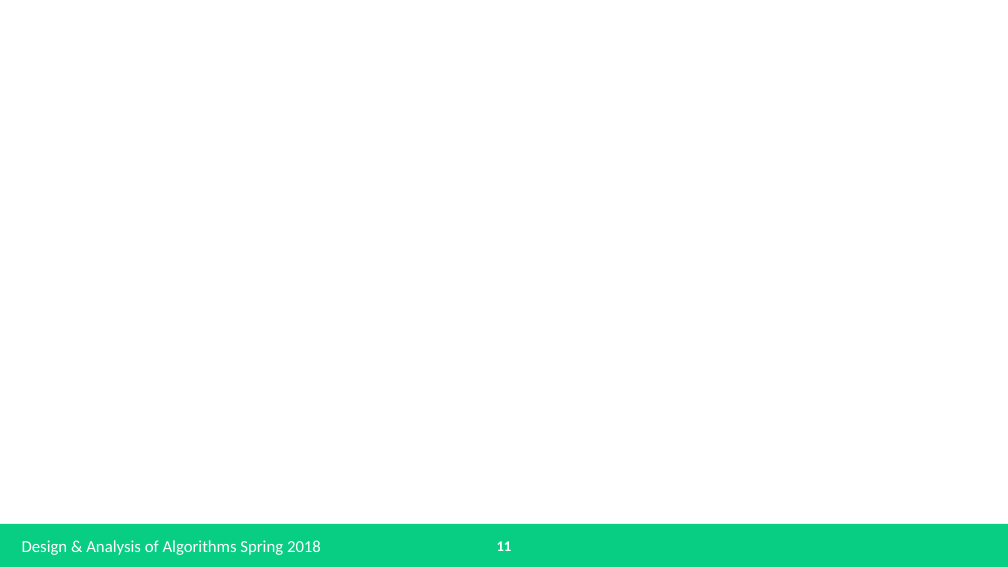
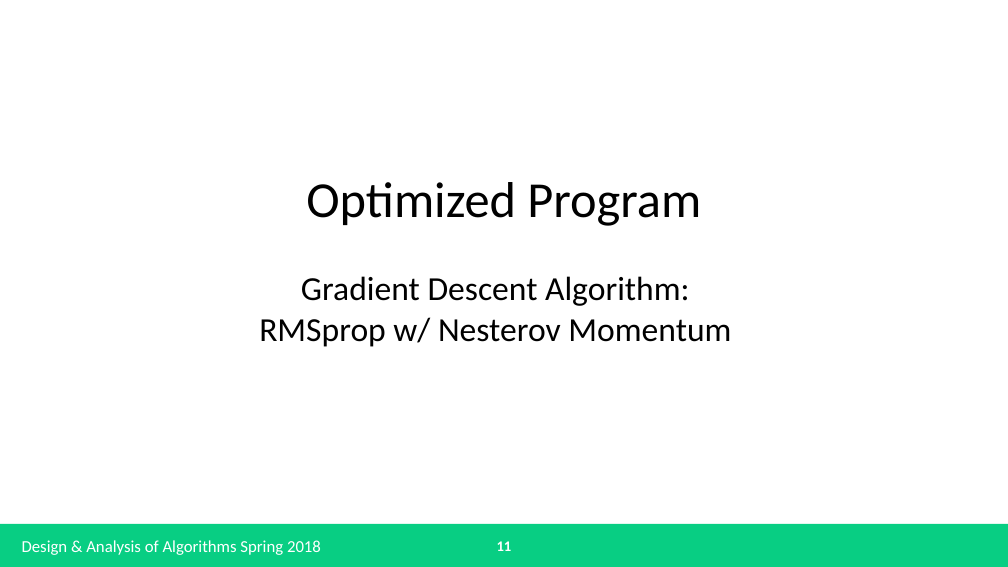
Before and after one commit to bryangreener/School, a slide deck: slide 11 of Spring 2018/Design and Analysis of Algorithms/Research Project/Presentation/Presentation.pptx. Drawn at 1008x567 pixels with LibreOffice and Linux fonts; fonts in the diff are those of the drawing. Boxes give left, top, right and bottom in pixels: in the first picture for what was removed or moved away, otherwise in the second. Text is boxed around its words. In the diff, an @@ line names an element or a change of style, - is before the commit and + after.

```diff
--- a/Spring 2018/Design and Analysis of Algorithms/Research Project/Presentation/Presentation.pptx
+++ b/Spring 2018/Design and Analysis of Algorithms/Research Project/Presentation/Presentation.pptx
@@ text added at (306,182,701,226), 48 pt, text #000000 @@
+Optimized Program
@@ text added at (259,276,731,347), 32 pt, text #000000 @@
+Gradient Descent Algorithm:
+RMSprop w/ Nesterov Momentum
```
Also in this commit, not shown: 8 other slides changed, 2 slides removed, 17 other files.
